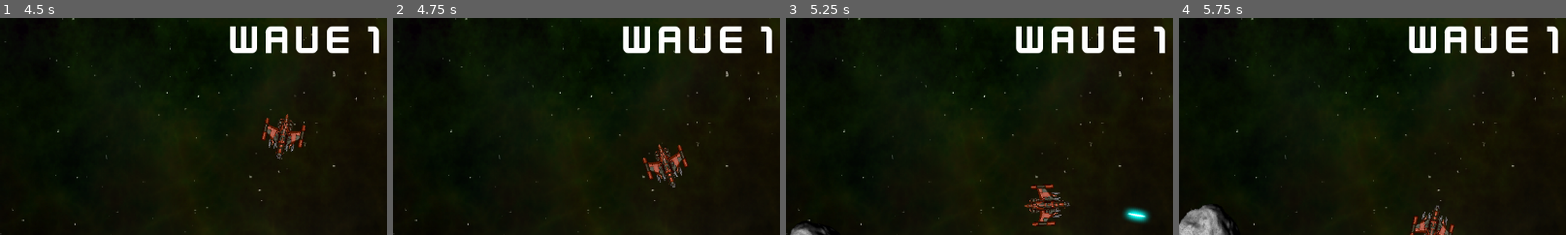
Above: before the commit, frames 1-4 (left to right).
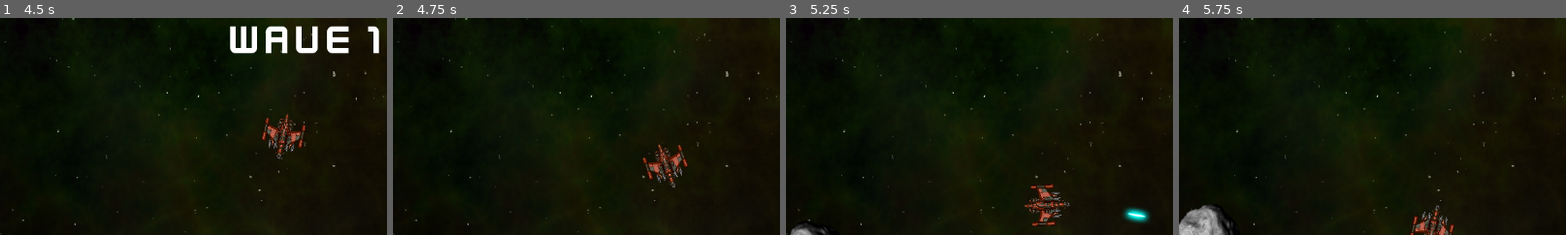
Above: after the commit, the same moments.

Repository: viiiincent/study-spacerocks
Game: Godot game, scene res://main.tscn
Same seed, same stepped clock (60 frames per second), same inputs: the game is played once before the commit and once after it.
Inputs (mouse positions are % of the whole screen's width and height, from its top left):
- Up to frame 1 (4.5 s): click (50, 63) at 0.5 s; tap Enter at 1.25 s; hold D (rotate_right) 1.28-2.03 s; hold Space (shoot) 1.28-2.03 s; hold A (rotate_left) 2.03-2.78 s; tap Space (shoot) at 2.1, 3.6 s; hold D (rotate_right) 2.78-3.53 s; hold Space (shoot) 2.78-3.53 s; hold Up (thrust) 3.53-4.28 s; hold A (rotate_left) from 4.28 s (still down); hold Space (shoot) from 4.28 s (still down)
- Up to frame 2 (4.75 s): keep holding A (rotate_left); keep holding Space (shoot)
- Up to frame 3 (5.25 s): keep holding A (rotate_left); release Space (shoot) at 5.03 s; tap Space (shoot) at 5.1 s
- Up to frame 4 (5.75 s): keep holding A (rotate_left)
The pictures show only the part of the screen within x 10-60%, y 45-95%; the shares and areas given below are measured in that part.

Frame 1 is identical in both runs. In frame 2, 2.4% of the frame differs, in the area x 59-98%, y 3-17%; in frame 3, 2.4%; in frame 4, 2.4%.

Commit message:
Add enemy scene and spawn

Diff:
--- /dev/null
+++ b/enemy/enemy.gd
@@ -0,0 +1,26 @@
+extends Area2D
+
+@export var bullet_scene : PackedScene
+@export var speed = 150
+@export var rotation_speed = 120
+@export var health = 3
+
+var follow = PathFollow2D.new()
+var target = null
+
+func _ready():
+	$Sprite2D.frame = randi() % 3
+	var path = $EnnemyPaths.get_children()[randi() % $EnnemyPaths.get_child_count()]
+	path.add_child(follow)
+	follow.loop = false
+
+func _physics_process(delta):
+	rotation += deg_to_rad(rotation_speed) * delta
+	follow.progress += speed * delta
+	position = follow.global_position
+	if follow.progress_ratio >= 1:
+		queue_free()
+
+
+func _on_gun_cooldown_timeout():
+	pass # Replace with function body.
--- /dev/null
+++ b/enemy/enemy.tscn
@@ -0,0 +1,75 @@
+[gd_scene load_steps=9 format=3 uid="uid://b0cpqg0e8m037"]
+
+[ext_resource type="Script" path="res://enemy/enemy.gd" id="1_8kxy5"]
+[ext_resource type="Texture2D" uid="uid://dkmwpcevlanmi" path="res://assets/enemy_saucer.png" id="2_5pxd3"]
+[ext_resource type="PackedScene" uid="uid://ugb8v1vkxp0h" path="res://enemy/enemy_paths.tscn" id="3_ljb1h"]
+[ext_resource type="PackedScene" uid="uid://ceok66o8oiu10" path="res://explosion/Explosion.tscn" id="4_s6605"]
+
+[sub_resource type="CircleShape2D" id="CircleShape2D_4tf0v"]
+radius = 40.0
+
+[sub_resource type="Animation" id="Animation_5snyp"]
+resource_name = "flash"
+length = 0.25
+step = 0.01
+tracks/0/type = "value"
+tracks/0/imported = false
+tracks/0/enabled = true
+tracks/0/path = NodePath("Sprite2D:modulate")
+tracks/0/interp = 1
+tracks/0/loop_wrap = true
+tracks/0/keys = {
+"times": PackedFloat32Array(0, 0.04, 0.08, 0.12, 0.16, 0.2, 0.24),
+"transitions": PackedFloat32Array(1, 1, 1, 1, 1, 1, 1),
+"update": 0,
+"values": [Color(1, 1, 1, 1), Color(0.922386, 0, 0.265735, 1), Color(1, 1, 1, 1), Color(0.922386, 0, 0.265735, 1), Color(1, 1, 1, 1), Color(0.922386, 0, 0.265735, 1), Color(1, 1, 1, 1)]
+}
+
+[sub_resource type="Animation" id="Animation_h4gmn"]
+length = 0.02
+step = 0.01
+tracks/0/type = "value"
+tracks/0/imported = false
+tracks/0/enabled = true
+tracks/0/path = NodePath("Sprite2D:modulate")
+tracks/0/interp = 1
+tracks/0/loop_wrap = true
+tracks/0/keys = {
+"times": PackedFloat32Array(0),
+"transitions": PackedFloat32Array(1),
+"update": 0,
+"values": [Color(0.922386, 0, 0.265735, 1)]
+}
+
+[sub_resource type="AnimationLibrary" id="AnimationLibrary_84fyg"]
+_data = {
+"RESET": SubResource("Animation_h4gmn"),
+"flash": SubResource("Animation_5snyp")
+}
+
+[node name="Enemy" type="Area2D" groups=["enemies"]]
+script = ExtResource("1_8kxy5")
+
+[node name="Sprite2D" type="Sprite2D" parent="."]
+modulate = Color(0.922386, 0, 0.265735, 1)
+texture = ExtResource("2_5pxd3")
+hframes = 3
+
+[node name="CollisionShape2D" type="CollisionShape2D" parent="."]
+shape = SubResource("CircleShape2D_4tf0v")
+
+[node name="EnnemyPaths" parent="." instance=ExtResource("3_ljb1h")]
+
+[node name="AnimationPlayer" type="AnimationPlayer" parent="."]
+libraries = {
+"": SubResource("AnimationLibrary_84fyg")
+}
+
+[node name="Explosion" parent="." instance=ExtResource("4_s6605")]
+visible = false
+
+[node name="GunCooldown" type="Timer" parent="."]
+wait_time = 1.5
+autostart = true
+
+[connection signal="timeout" from="GunCooldown" to="." method="_on_gun_cooldown_timeout"]
--- /dev/null
+++ b/enemy/enemy_paths.tscn
@@ -0,0 +1,43 @@
+[gd_scene load_steps=5 format=3 uid="uid://ugb8v1vkxp0h"]
+
+[sub_resource type="Curve2D" id="Curve2D_q6gey"]
+_data = {
+"points": PackedVector2Array(0, 0, 0, 0, -87, 139, -175.531, -78.0881, 175.531, 78.0881, 75, 278, -57.3981, -88.7668, 57.3981, 88.7668, 212, 513, -82.0927, 103.45, 82.0927, -103.45, 847, 524, -71.676, 144.83, 71.676, -144.83, 923, 247, 0, 0, 0, 0, 603, -73)
+}
+point_count = 6
+
+[sub_resource type="Curve2D" id="Curve2D_p5vjd"]
+_data = {
+"points": PackedVector2Array(0, 0, 0, 0, -72, 533, -102.783, 42.7149, 102.783, -42.7149, 109, 358, -87.432, 16.6855, 87.432, -16.6855, 223, 177, -133.484, -8.00904, 133.484, 8.00904, 451, 113, -6.00678, -24.0271, 6.00678, 24.0271, 686, 245, -68.0768, -30.0339, 68.0768, 30.0339, 768, 419, -108.789, 35.3733, 108.789, -35.3733, 1009, 273, 33.2433, 26.2063, -33.2433, -26.2063, 1230, 103)
+}
+point_count = 8
+
+[sub_resource type="Curve2D" id="Curve2D_20vl3"]
+_data = {
+"points": PackedVector2Array(0, 0, 0, 0, 1287, 54, 74.0836, 35.3733, -74.0836, -35.3733, 913, 71, 10.6787, -109.457, -10.6787, 109.457, 134, 109, -148.835, 26.0294, 148.835, -26.0294, 364, 396, -83.4275, -13.3484, 83.4275, 13.3484, 515, 505, -133.484, 141.493, 133.484, -141.493, 921, 571, -97.4433, -19.3552, 97.4433, 19.3552, 1101, 409, 0, 0, 0, 0, 1334, 360)
+}
+point_count = 8
+
+[sub_resource type="Curve2D" id="Curve2D_vlqr6"]
+_data = {
+"points": PackedVector2Array(0, 0, 0, 0, 840, 812, -114.796, 78.0881, 114.796, -78.0881, 768, 505, 55.3959, 20.0226, -55.3959, -20.0226, 579, 370, -122.805, 111.459, 122.805, -111.459, 399, 254, 0, 0, 0, 0, 192, -56)
+}
+point_count = 5
+
+[node name="EnemyPaths" type="Node"]
+
+[node name="Path2D" type="Path2D" parent="."]
+position = Vector2(-1.13126, 0)
+scale = Vector2(0.987033, 1)
+curve = SubResource("Curve2D_q6gey")
+
+[node name="Path2D2" type="Path2D" parent="."]
+position = Vector2(-12.7235, -29.5512)
+scale = Vector2(1.00384, 1.04419)
+curve = SubResource("Curve2D_p5vjd")
+
+[node name="Path2D3" type="Path2D" parent="."]
+curve = SubResource("Curve2D_20vl3")
+
+[node name="Path2D4" type="Path2D" parent="."]
+curve = SubResource("Curve2D_vlqr6")
--- a/main.gd
+++ b/main.gd
@@ -1,6 +1,7 @@
 extends Node
 
-@export var RockScene : PackedScene
+@export var rock_scene  : PackedScene
+@export var enemy_scene : PackedScene
 
 var screensize = Vector2.ZERO
 var level = 0
@@ -36,6 +37,7 @@
 	$HUD.show_message("Wave %s" % level)
 	for i in level:
 		spawn_rock(3)
+	$EnemyTimer.start(randf_range(5, 10))
 
 
 func game_over():
@@ -50,7 +52,7 @@
 	if vel == null:
 		vel = Vector2.RIGHT.rotated(randf_range(0, TAU)) * randf_range(50, 125)
 
-	var r = RockScene.instantiate()
+	var r = rock_scene.instantiate()
 	r.screensize = screensize
 	r.start(pos, vel, size)
 	call_deferred("add_child", r)
@@ -79,3 +81,10 @@
 		else:
 			message.text = ""
 			message.hide()
+
+
+func _on_enemy_timer_timeout():
+	var e = enemy_scene.instantiate()
+	add_child(e)
+	e.target = $Player
+	$EnemyTimer.start(randf_range(20, 40))
--- a/main.tscn
+++ b/main.tscn
@@ -1,9 +1,10 @@
-[gd_scene load_steps=7 format=3 uid="uid://q67omryry4pk"]
+[gd_scene load_steps=8 format=3 uid="uid://q67omryry4pk"]
 
 [ext_resource type="Texture2D" uid="uid://468t24trx3y3" path="res://assets/space_background.png" id="1_1xsh0"]
 [ext_resource type="Script" path="res://main.gd" id="1_jpxn4"]
 [ext_resource type="PackedScene" uid="uid://bg4grvngmoldy" path="res://player/player.tscn" id="2_o3ic4"]
 [ext_resource type="PackedScene" uid="uid://dwspmijmtkgvs" path="res://rock/Rock.tscn" id="2_qayl1"]
+[ext_resource type="PackedScene" uid="uid://b0cpqg0e8m037" path="res://enemy/enemy.tscn" id="3_unp4f"]
 [ext_resource type="PackedScene" uid="uid://c02svs7ecajmm" path="res://ui/UI.tscn" id="5_5jmtp"]
 
 [sub_resource type="Curve2D" id="Curve2D_er85d"]
@@ -15,7 +16,8 @@
 [node name="Main" type="Node"]
 process_mode = 3
 script = ExtResource("1_jpxn4")
-RockScene = ExtResource("2_qayl1")
+rock_scene = ExtResource("2_qayl1")
+enemy_scene = ExtResource("3_unp4f")
 
 [node name="Background" type="Sprite2D" parent="."]
 scale = Vector2(1.38225, 1.55396)
@@ -31,6 +33,10 @@
 
 [node name="HUD" parent="." instance=ExtResource("5_5jmtp")]
 
+[node name="EnemyTimer" type="Timer" parent="."]
+one_shot = true
+
 [connection signal="dead" from="Player" to="." method="game_over"]
 [connection signal="lives_changed" from="Player" to="HUD" method="update_lives"]
 [connection signal="start_game" from="HUD" to="." method="new_game"]
+[connection signal="timeout" from="EnemyTimer" to="." method="_on_enemy_timer_timeout"]
--- a/ui/HUD.gd
+++ b/ui/HUD.gd
@@ -29,6 +29,8 @@
 	start_button.hide()
 	start_game.emit()
 
-func _on_timer_timout():
+
+
+func _on_timer_timeout():
 	message.hide()
 	message.text = ""
--- a/ui/UI.tscn
+++ b/ui/UI.tscn
@@ -75,4 +75,5 @@
 texture_normal = ExtResource("4_313by")
 texture_hover = ExtResource("5_qqp6p")
 
+[connection signal="timeout" from="Timer" to="." method="_on_timer_timeout"]
 [connection signal="pressed" from="VBoxContainer/StartButton" to="." method="_on_start_button_pressed"]
